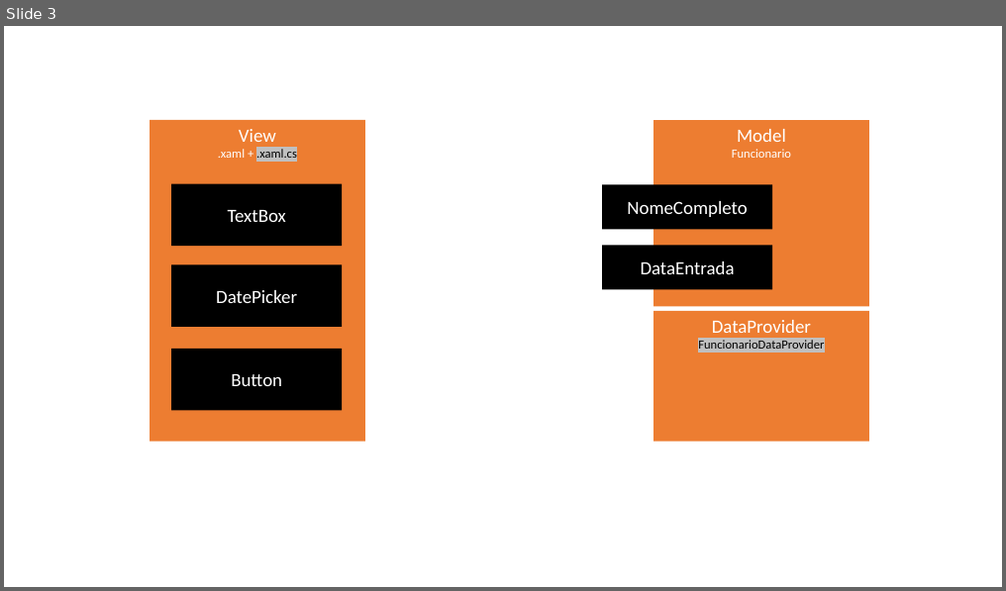
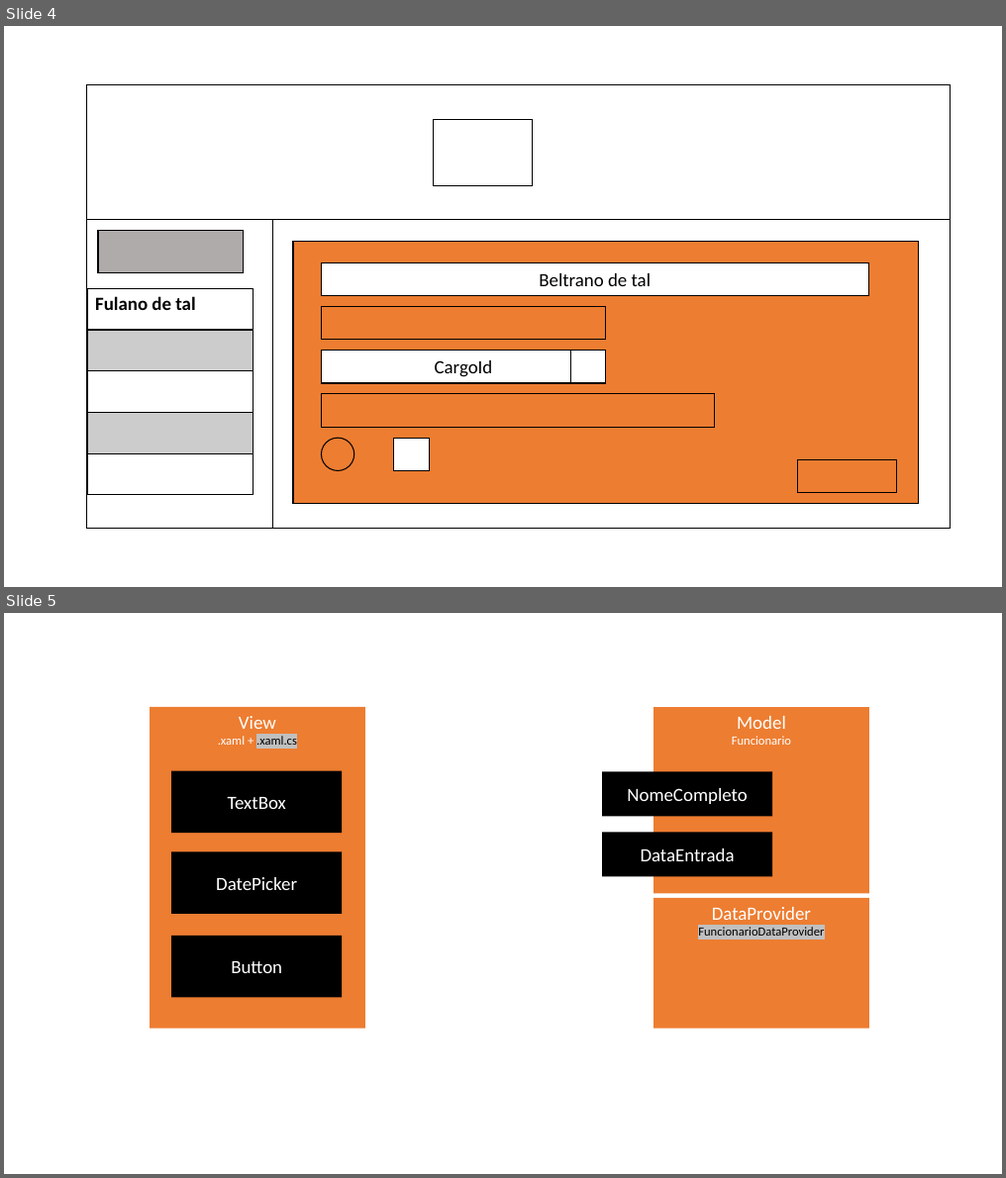
Before and after one commit to gilvandgalindo/desktop-development-csharp, a slide deck: edu/prototipos/presentation.pptx. Shown one above the other, each under a label of ours: slide 3 before the commit, slides 4 and 5 after it. The pictures are 1006x591 and 1006x1178 pixels, drawn with LibreOffice and Linux fonts; fonts in the diff are those of the drawing. Boxes give left, top, right and bottom in pixels: in the first picture for what was removed or moved away, otherwise in the second. Text is boxed around its words. In the diff, an @@ line names an element or a change of style, - is before the commit and + after.

```diff
--- a/edu/prototipos/presentation.pptx
+++ b/edu/prototipos/presentation.pptx
@@ slide 4 added at (4,26,1002,587), background #FFFFFF @@
@@ table added at (86,84,949,529), 2 rows, 2 columns @@
+ | 
+ | 
@@ rectangle added at (433,120,533,186), outline #000000 1 pt @@
@@ rectangle added at (98,230,244,274), fill #AFABAB, outline #000000 1 pt @@
@@ rectangle added at (293,241,918,503), fill #ED7D31, outline #000000 1 pt @@
@@ table added at (88,288,253,494), 5 rows, 1 columns @@
+Fulano de tal
+
+
+
+
@@ rectangle added at (322,264,868,296), fill #FFFFFF, outline #000000 1 pt, 18 pt, text #000000 @@
+Beltrano de tal
@@ rectangle added at (322,307,606,340), outline #000000 1 pt @@
@@ rectangle added at (322,350,606,383), fill #FFFFFF, outline #000000 1 pt, 18 pt, text #000000 @@
+CargoId
@@ rectangle added at (570,350,606,383), outline #000000 1 pt @@
@@ rectangle added at (322,394,715,427), outline #000000 1 pt @@
@@ ellipse added at (322,438,354,471), outline #000000 1 pt @@
@@ rectangle added at (394,438,430,471), fill #FFFFFF, outline #000000 1 pt @@
@@ rectangle added at (798,461,897,493), outline #000000 1 pt @@
@@ what was slide 3 is now slide 5 @@
```
Also in this commit, not shown: 3 other slides added, 2 slides removed, 5 other files.
